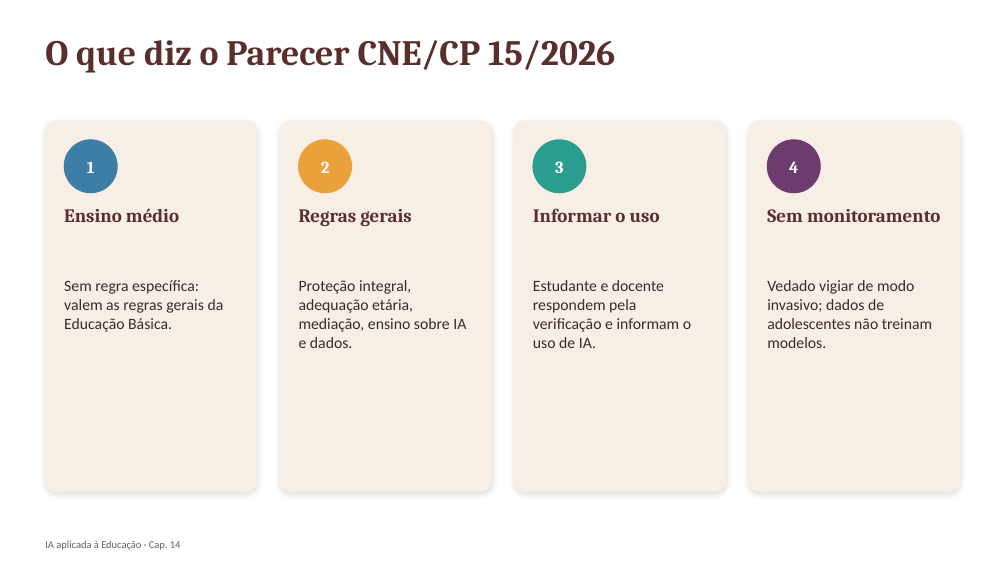
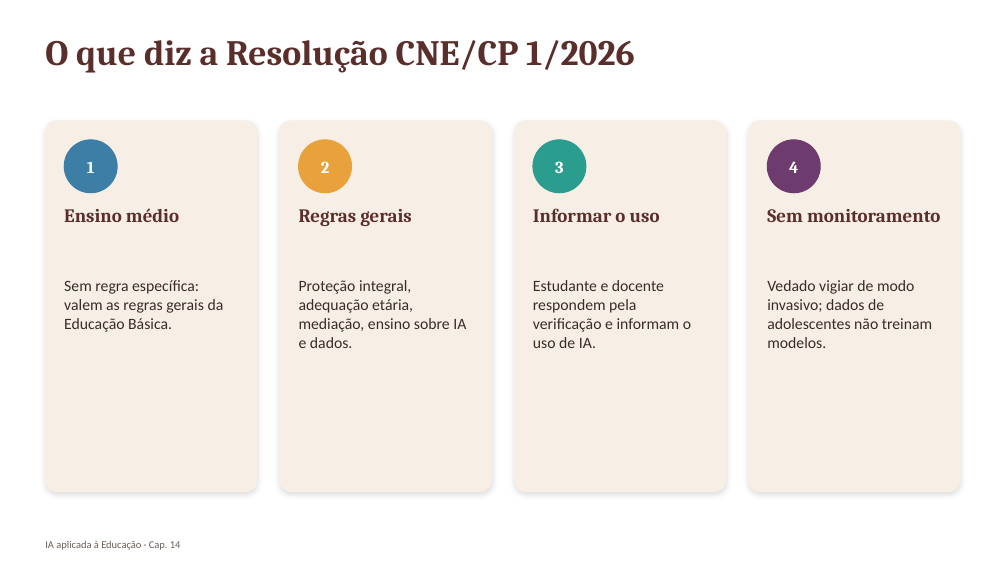
Before and after one commit to arakenmedeiros/claude, a slide deck: slide 7 of livro_ia_educacao/saida/pptx/Cap14_slides.pptx. Drawn at 1008x567 pixels with LibreOffice and Linux fonts; fonts in the diff are those of the drawing. Boxes give left, top, right and bottom in pixels: in the first picture for what was removed or moved away, otherwise in the second. Text is boxed around its words. In the diff, an @@ line names an element or a change of style, - is before the commit and + after.

```diff
--- a/livro_ia_educacao/saida/pptx/Cap14_slides.pptx
+++ b/livro_ia_educacao/saida/pptx/Cap14_slides.pptx
@@ text at (45,40,635,73): text changed @@
-O que diz o Parecer CNE/CP 15/2026
+O que diz a Resolução CNE/CP 1/2026
```
Also in this commit, not shown: 1 other slide changed, 16 other files.
